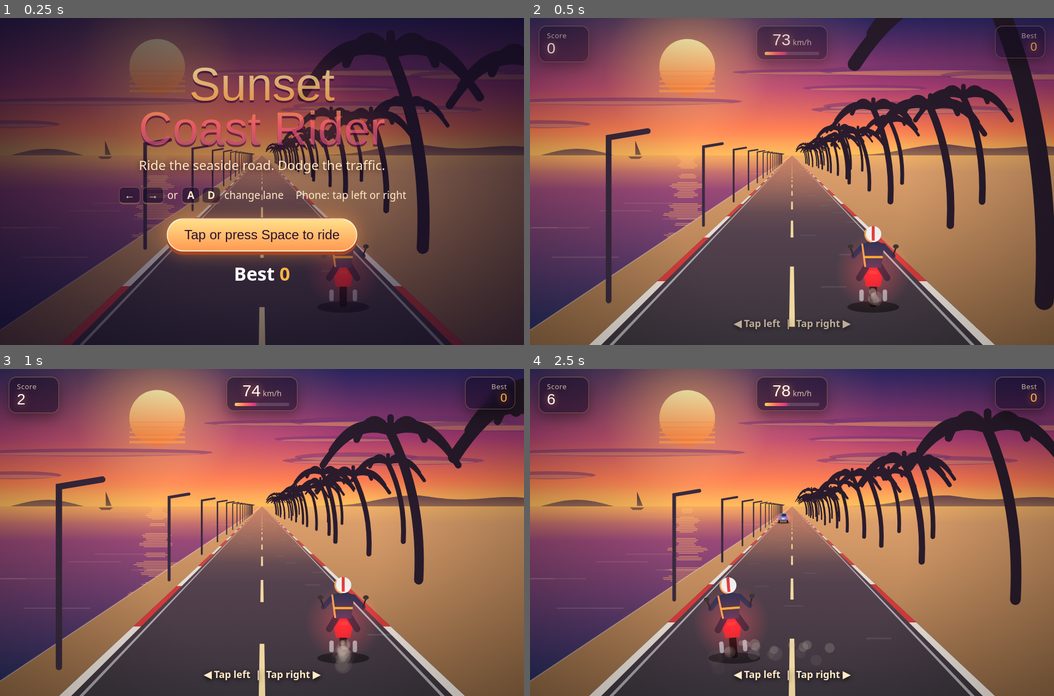
Above: before the commit, frames 1-4 (two rows, left to right).
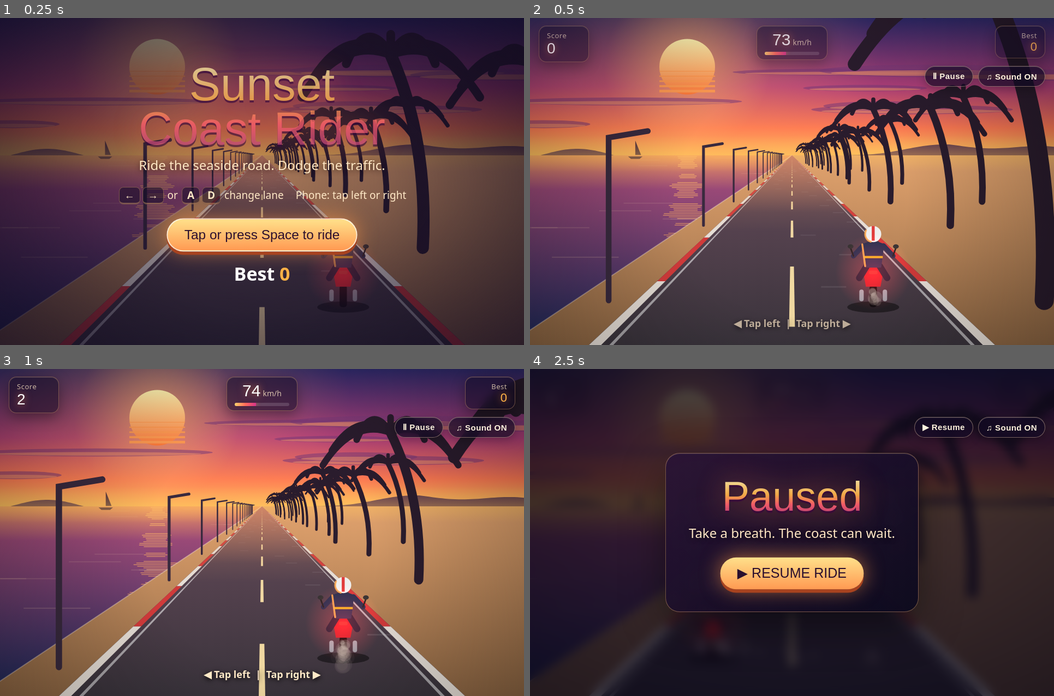
Above: after the commit, the same moments.

Repository: asifahmedhp845-sudo/GAME-
Game: browser game, page index.html
Same seed, same stepped clock (60 frames per second), same inputs: the game is played once before the commit and once after it.
Inputs (mouse positions are in pixels of both pictures, inside the frame that each line leads up to):
- Up to frame 1 (0.25 s): no input
- Up to frame 2 (0.5 s): tap Space at 0.27 s
- Up to frame 3 (1 s): no input
- Up to frame 4 (2.5 s): hold Right 1.03-1.53 s; click (792, 565) at 1.07 s; hold Down 1.58-1.85 s; click (687, 499) at 1.67 s; hold Left 1.9-2.47 s; click (949, 427) at 2.02 s, where only the run after the commit has a clickable "Ⅱ Pause"; click (896, 483) at 2.27 s

Frame 1 is identical in both runs. In frame 2, 1.1% of the frame differs, in the area x 75-99%, y 14-22%; in frame 3, 0.8%; in frame 4, 93%, in the area x 0-100%, y 0-100%.

Commit message:
Update index.html

Diff:
--- a/index.html
+++ b/index.html
@@ -46,6 +46,62 @@
   @keyframes rise { from { transform: translateY(26px) scale(.96); opacity: 0; } to { transform: none; opacity: 1; } }
   @keyframes pulse { 50% { transform: scale(1.05); } }
   @media (prefers-reduced-motion: reduce) { .cta, .title { animation: none; } }
+
+  /* ---------- premium controls / pause screen ---------- */
+  #game-actions {
+    position: fixed;
+    z-index: 20;
+    top: calc(env(safe-area-inset-top, 0px) + 88px);
+    right: 16px;
+    display: flex;
+    gap: 9px;
+    opacity: 0;
+    pointer-events: none;
+    transition: opacity .25s ease;
+  }
+  body.play #game-actions { opacity: 1; pointer-events: auto; }
+  .action-btn {
+    border: 1px solid rgba(255,220,180,.42);
+    border-radius: 999px;
+    padding: 9px 14px;
+    color: #fff4df;
+    background: rgba(18,10,36,.68);
+    box-shadow: 0 5px 18px rgba(0,0,0,.25), inset 0 1px rgba(255,255,255,.14);
+    backdrop-filter: blur(10px);
+    -webkit-backdrop-filter: blur(10px);
+    font: 700 15px 'Rajdhani', sans-serif;
+    letter-spacing: .03em;
+    cursor: pointer;
+    transition: transform .15s ease, background .15s ease;
+  }
+  .action-btn:active { transform: scale(.95); background: rgba(176,64,122,.8); }
+  #pause-screen { z-index: 18; background: rgba(10,7,24,.72); backdrop-filter: blur(9px); }
+  body.paused #pause-screen { display: flex; pointer-events: auto; }
+  body.paused #hud { opacity: .35; }
+  body.paused #hint { opacity: 0; }
+  .pause-card {
+    padding: clamp(24px, 5vw, 42px);
+    border: 1px solid rgba(255,190,120,.4);
+    border-radius: 26px;
+    background: linear-gradient(145deg, rgba(42,20,54,.92), rgba(12,10,30,.94));
+    box-shadow: 0 22px 80px rgba(0,0,0,.48), inset 0 1px rgba(255,255,255,.12);
+  }
+  #pause-screen .title { font-size: clamp(42px, 8vw, 76px); }
+  #pause-screen .cta { cursor: pointer; border: 0; }
+  .cta { cursor: pointer; }
+  button:focus-visible { outline: 3px solid #fff0a8; outline-offset: 4px; }
+  @media (max-width: 560px) {
+    #hud { padding-left: 10px; padding-right: 10px; gap: 7px; }
+    .chip { min-width: 0; padding: 7px 10px; border-radius: 12px; }
+    .chip b { font-size: 21px; }
+    #best-chip b { font-size: 18px; }
+    #gauge { min-width: 94px; }
+    #gauge b { font-size: 23px; }
+    #game-actions { top: calc(env(safe-area-inset-top, 0px) + 76px); right: 10px; }
+    .action-btn { padding: 8px 11px; font-size: 13px; }
+    #hint { bottom: calc(env(safe-area-inset-bottom, 0px) + 18px); font-size: 16px; }
+  }
+
 </style>
 </head>
 <body class="menu">
@@ -57,6 +113,20 @@
   <div class="chip" id="best-chip"><small>Best</small><b id="bs">0</b></div>
 </div>
 <div id="hint">◀ Tap left &nbsp;|&nbsp; Tap right ▶</div>
+
+<div id="game-actions" aria-label="Game controls">
+  <button class="action-btn" id="pause-btn" type="button">Ⅱ Pause</button>
+  <button class="action-btn" id="sound-btn" type="button">♫ Sound ON</button>
+</div>
+
+<div class="screen" id="pause-screen">
+  <div class="pause-card">
+    <h1 class="title">Paused</h1>
+    <p class="tag">Take a breath. The coast can wait.</p>
+    <button class="cta" id="resume-btn" type="button">▶ RESUME RIDE</button>
+  </div>
+</div>
+
 
 <div class="screen" id="menu">
   <h1 class="title">Sunset<br>Coast Rider</h1>
@@ -130,6 +200,47 @@
   let crashT = -10, crashAng = 0, crashDir = 1, flash = 0;
   let best = 0;
   try { best = parseInt(localStorage.getItem('scr_best') || '0', 10) || 0; } catch (e) {}
+  let paused = false;
+  let soundEnabled = true;
+  let audioContext = null;
+  function playSound(frequency, duration, type = 'sine', volume = 0.09) {
+    if (!soundEnabled) return;
+    try {
+      const AudioEngine = window.AudioContext || window.webkitAudioContext;
+      if (!AudioEngine) return;
+      if (!audioContext) audioContext = new AudioEngine();
+      if (audioContext.state === 'suspended') audioContext.resume();
+      const oscillator = audioContext.createOscillator();
+      const gain = audioContext.createGain();
+      oscillator.type = type;
+      oscillator.frequency.setValueAtTime(frequency, audioContext.currentTime);
+      gain.gain.setValueAtTime(volume, audioContext.currentTime);
+      gain.gain.exponentialRampToValueAtTime(0.001, audioContext.currentTime + duration);
+      oscillator.connect(gain);
+      gain.connect(audioContext.destination);
+      oscillator.start();
+      oscillator.stop(audioContext.currentTime + duration);
+    } catch (e) {
+      // Audio is optional; the game still works if the browser blocks it.
+    }
+  }
+  function togglePause() {
+    if (state !== 'play') return;
+    paused = !paused;
+    document.body.classList.toggle('paused', paused);
+    $('pause-btn').textContent = paused ? '▶ Resume' : 'Ⅱ Pause';
+  }
+  function resumeGame() {
+    if (!paused) return;
+    paused = false;
+    document.body.classList.remove('paused');
+    $('pause-btn').textContent = 'Ⅱ Pause';
+  }
+  function toggleSound() {
+    soundEnabled = !soundEnabled;
+    $('sound-btn').textContent = soundEnabled ? '♫ Sound ON' : '♪ Sound OFF';
+    if (soundEnabled) playSound(620, 0.1, 'sine', 0.06);
+  }
   const obs = [], parts = [];
   let P = 0;
 
@@ -139,7 +250,12 @@
 
   function score() { return Math.floor(dist / 10) + passed * 5; }
 
-  function setState(s) { state = s; document.body.className = s + (s === 'play' ? ' hint' : ''); }
+  function setState(s) {
+    state = s;
+    paused = false;
+    document.body.className = s + (s === 'play' ? ' hint' : '');
+    $('pause-btn').textContent = 'Ⅱ Pause';
+  }
   function start() {
     obs.length = 0; parts.length = 0; speed = 30; dist = 0; passed = 0; spawnLeft = 45;
     lane = 1; pos = 0.5; crashAng = 0; setState('play');
@@ -155,6 +271,7 @@
     }
   }
   function crash() {
+    playSound(115, 0.32, 'sawtooth', 0.12);
     setState('over'); crashT = t; crashDir = (Math.random() < 0.5 ? -1 : 1); flash = 1;
     const s = score();
     if (s > best) { best = s; try { localStorage.setItem('scr_best', String(best)); } catch (e) {} }
@@ -174,6 +291,7 @@
 
   /* ---------- input ---------- */
   function go(d) {
+    if (paused) return;
     if (state !== 'play') { tryStart(); if (state === 'play') lane = d; }
     else lane = d;
   }
@@ -183,19 +301,34 @@
     else if (k === 'ArrowRight' || k === 'd' || k === 'D') { go(1); e.preventDefault(); }
     else if (k === ' ' || k === 'Enter') { tryStart(); e.preventDefault(); }
   });
+  $('pause-btn').addEventListener('click', e => { e.stopPropagation(); togglePause(); });
+  $('resume-btn').addEventListener('click', e => { e.stopPropagation(); resumeGame(); });
+  $('sound-btn').addEventListener('click', e => { e.stopPropagation(); toggleSound(); });
+  window.addEventListener('keydown', e => {
+    if (e.repeat) return;
+    if (e.key.toLowerCase() === 'p') { togglePause(); e.preventDefault(); }
+    if (e.key.toLowerCase() === 'm') { toggleSound(); e.preventDefault(); }
+  });
+
   let px = null;
   cv.addEventListener('pointerdown', e => {
+    if (paused) return;
     if (state !== 'play') { tryStart(); return; }
     px = e.clientX; go(e.clientX < W / 2 ? -1 : 1);
   });
   cv.addEventListener('pointermove', e => {
-    if (px !== null && state === 'play' && Math.abs(e.clientX - px) > 30) { go(e.clientX > px ? 1 : -1); px = e.clientX; }
+    if (!paused && px !== null && state === 'play' && Math.abs(e.clientX - px) > 30) { go(e.clientX > px ? 1 : -1); px = e.clientX; }
   });
   window.addEventListener('pointerup', () => { px = null; });
-  document.body.addEventListener('pointerdown', e => { if (e.target !== cv) tryStart(); });
+  window.addEventListener('blur', () => { px = null; });
+  document.body.addEventListener('pointerdown', e => {
+    if (e.target.closest('#game-actions, #pause-screen')) return;
+    if (e.target !== cv) tryStart();
+  });
 
   /* ---------- update ---------- */
   function update(dt) {
+    if (paused) return;
     t += dt; sunT += dt; flash = Math.max(0, flash - dt * 2.5);
     for (const c of clouds) { c.x += c.v * dt; if (c.x > 1.3) c.x = -0.4; }
 
